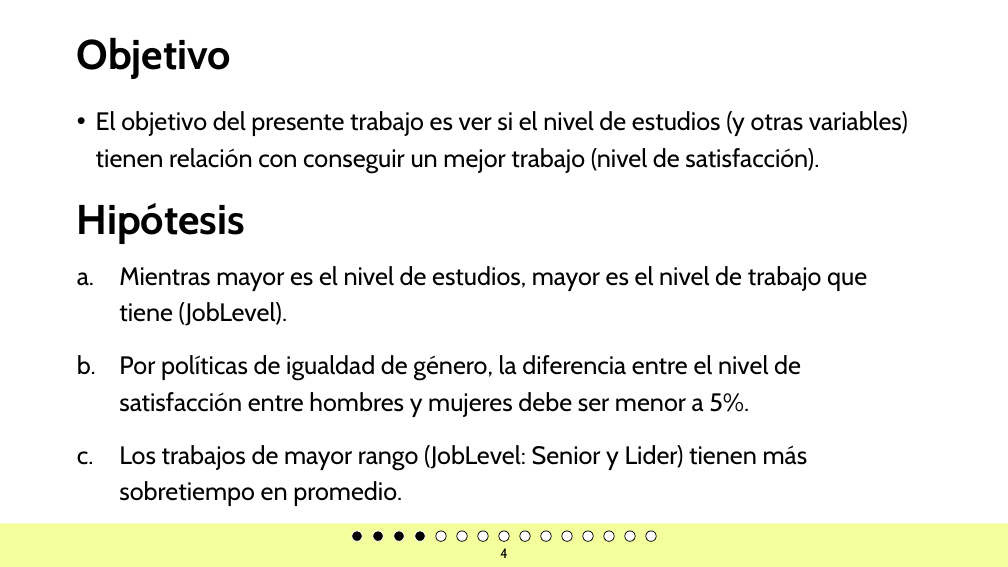
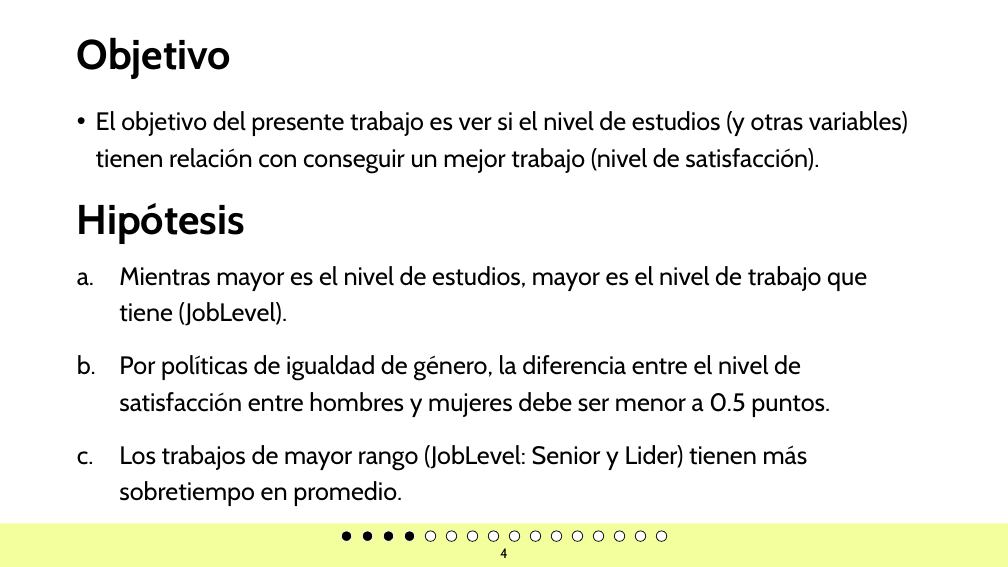
Before and after one commit to JoseChirif/Estudios-y-empleabilidad-Encuesta-kaggle, a slide deck: slide 4 of Estudios y empleabilidad.pptx. Drawn at 1008x567 pixels with LibreOffice and Linux fonts; fonts in the diff are those of the drawing; background and template pictures are left out. Boxes give left, top, right and bottom in pixels: in the first picture for what was removed or moved away, otherwise in the second. Text is boxed around its words. In the diff, an @@ line names an element or a change of style, - is before the commit and + after.

```diff
--- a/Estudios y empleabilidad.pptx
+++ b/Estudios y empleabilidad.pptx
@@ text at bbox=[119, 355, 830, 417]: text changed @@
-b. Por políticas de igualdad de género, la diferencia entre el nivel de satisfacción entre hombres y mujeres debe ser menor a 5%.
+b. Por políticas de igualdad de género, la diferencia entre el nivel de satisfacción entre hombres y mujeres debe ser menor a 0.5 puntos.
@@ ellipse added at bbox=[341, 531, 352, 541], fill #000000, outline #FFFFFF 0.71 pt @@
@@ ellipse added at bbox=[362, 531, 373, 541], fill #000000, outline #FFFFFF 0.71 pt @@
@@ ellipse at bbox=[425, 531, 436, 541]: fill #000000 to #FFFFFF; outline #FFFFFF 0.71 pt to #000000 0.71 pt @@
@@ 14 ellipses: place and size @@
-14 ellipses at bbox=[352, 531, 635, 541]
+14 ellipses at bbox=[383, 531, 667, 541]
@@ ellipse at bbox=[446, 531, 457, 541]: fill #000000 to #FFFFFF; outline #FFFFFF 0.71 pt to #000000 0.71 pt @@
@@ ellipse removed at bbox=[646, 531, 656, 541] @@
```
Also in this commit, not shown: 15 other slides changed, 1 slide added, 1 other file.
